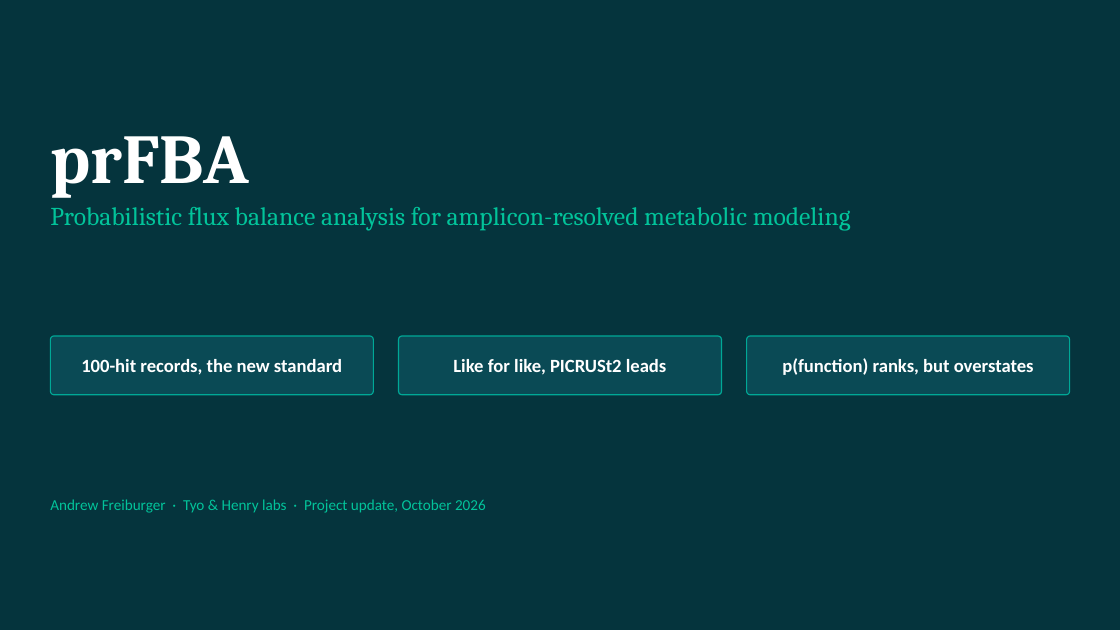
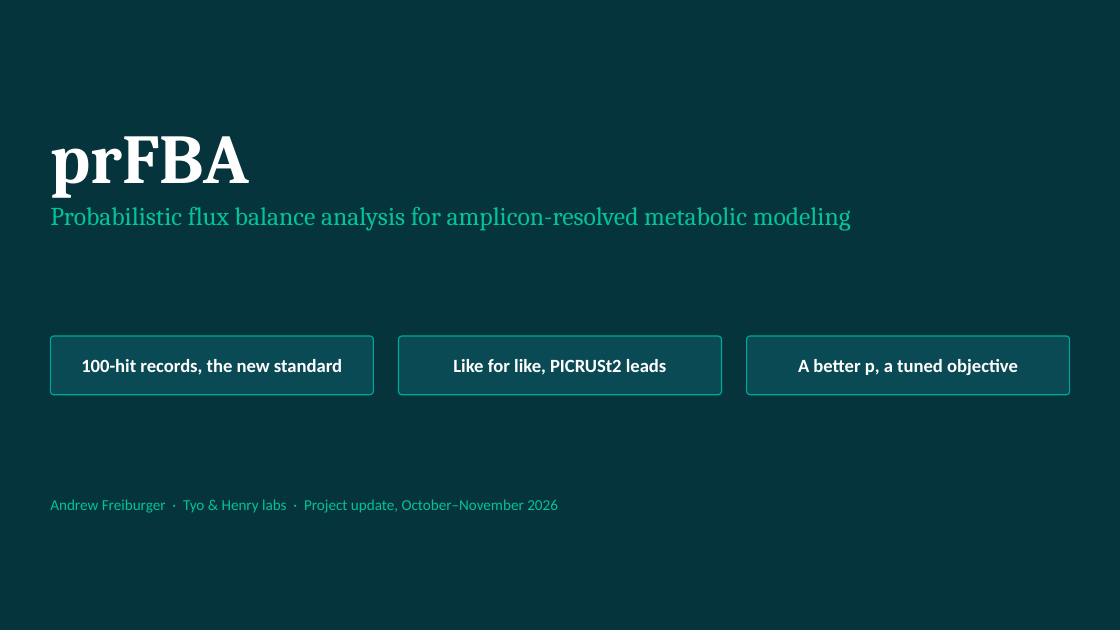
Before and after one commit to freiburgermsu/prFBA, a slide deck: slide 1 of presentations/prFBA_updates_2026-10.pptx. Drawn at 1120x630 pixels with LibreOffice and Linux fonts; fonts in the diff are those of the drawing. Boxes give left, top, right and bottom in pixels: in the first picture for what was removed or moved away, otherwise in the second. Text is boxed around its words. In the diff, an @@ line names an element or a change of style, - is before the commit and + after.

```diff
--- a/presentations/prFBA_updates_2026-10.pptx
+++ b/presentations/prFBA_updates_2026-10.pptx
@@ text in rounded rectangle at (798,359,1018,375): text changed @@
-p(function) ranks, but overstates
+A better p, a tuned objective
@@ text at (50,499,558,513): text changed @@
-Andrew Freiburger · Tyo & Henry labs · Project update, October 2026
+Andrew Freiburger · Tyo & Henry labs · Project update, October–November 2026
```
Also in this commit, not shown: 11 other slides changed, 7 slides added, 7 other files.
